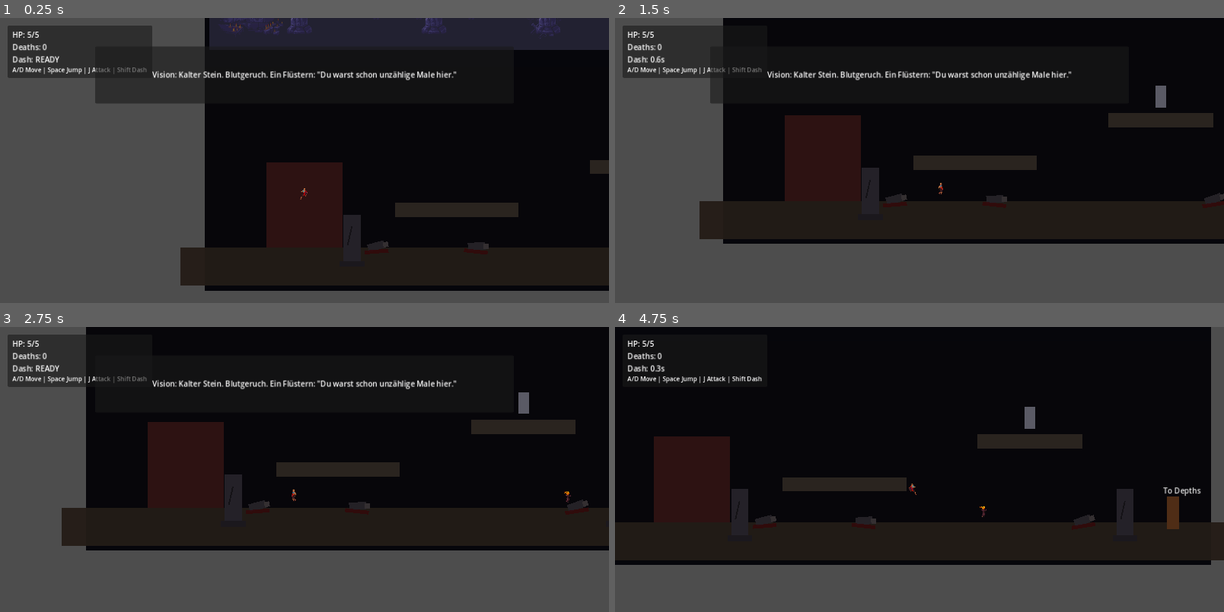
Above: before the commit, frames 1-4 (two rows, left to right).
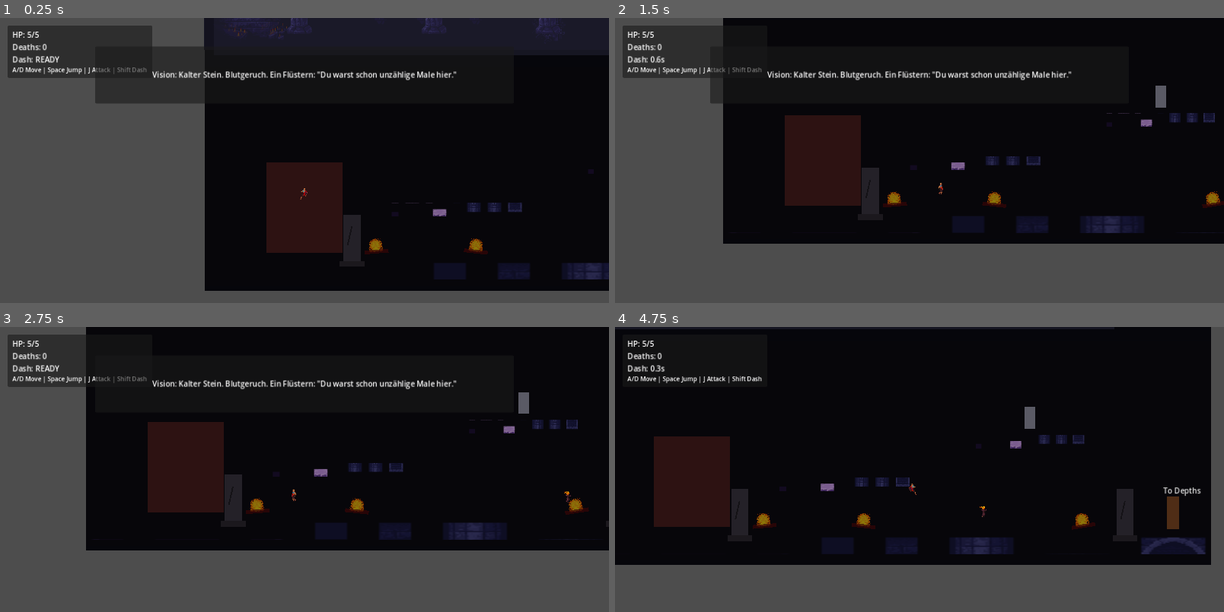
Above: after the commit, the same moments.

Repository: highneken/ProjectDarkness2D
Game: Godot game, scene res://scenes/Main.tscn
Two runs of this game, one before a commit and one after it. Both use one fixed random seed, a clock stepped at 60 frames per second and the inputs below.
Inputs:
- Up to frame 1 (0.25 s): no input
- Up to frame 2 (1.5 s): hold D (move_right) from 0.53 s (still down); tap J (attack) at 0.6 s; tap Space (jump) at 0.77 s; tap Shift (dash) at 1.35 s
- Up to frame 3 (2.75 s): tap Space (jump) at 1.52 s; release D (move_right) at 2.03 s; hold A (move_left) from 2.03 s (still down); tap J (attack) at 2.1 s
- Up to frame 4 (4.75 s): release A (move_left) at 2.78 s; hold D (move_right) 2.78-4.28 s; tap Shift (dash) at 2.85, 4.35 s; tap Space (jump) at 3.02, 3.77, 4.52 s; tap J (attack) at 3.6 s; hold A (move_left) from 4.28 s (still down)

The runs differ from the first frame. In frame 1, 9.5% of the frame differs, in the area x 29-100%, y 0-94%; in frame 2, 12%; in frame 3, 12%; in frame 4, 13%, in the area x 0-100%, y 37-82%.

Commit message:
Visual polish pass: layered background depth, tiled floor art, and sprite-based corpse props

Diff:
--- a/scenes/CorpseProp.tscn
+++ b/scenes/CorpseProp.tscn
@@ -1,22 +1,16 @@
-[gd_scene format=3 uid="uid://corpseprop"]
+[gd_scene load_steps=2 format=3 uid="uid://corpseprop"]
+
+[ext_resource type="Texture2D" path="res://assets/external/gothicvania/gothicvania_church/assets/atlas/atlas.png" id="1_atlas"]
 
 [node name="CorpseProp" type="Node2D"]
 
-[node name="Body" type="ColorRect" parent="."]
-offset_left = -18.0
-offset_top = -8.0
-offset_right = 18.0
-offset_bottom = 8.0
-rotation = -0.18
-color = Color(0.16, 0.15, 0.17, 1)
-
-[node name="Head" type="ColorRect" parent="."]
-offset_left = 15.0
-offset_top = -10.0
-offset_right = 26.0
-offset_bottom = 1.0
-rotation = -0.12
-color = Color(0.23, 0.21, 0.22, 1)
+[node name="CorpseSprite" type="Sprite2D" parent="."]
+position = Vector2(0, -6)
+texture = ExtResource("1_atlas")
+region_enabled = true
+region_rect = Rect2(1040, 121, 81, 66)
+scale = Vector2(0.45, 0.45)
+modulate = Color(0.65, 0.6, 0.62, 0.95)
 
 [node name="BloodPool" type="ColorRect" parent="."]
 offset_left = -24.0
--- a/scenes/Main.tscn
+++ b/scenes/Main.tscn
@@ -12,6 +12,7 @@
 [ext_resource type="PackedScene" path="res://scenes/VisionOverlay.tscn" id="10_vo"]
 [ext_resource type="Texture2D" path="res://assets/external/gothicvania/gothicvania_church/assets/environment/background.png" id="11_bg"]
 [ext_resource type="Texture2D" path="res://assets/external/gothicvania/gothicvania_church/assets/environment/columns.png" id="12_cols"]
+[ext_resource type="Texture2D" path="res://assets/external/gothicvania/gothicvania_church/assets/environment/tileset.png" id="13_tiles"]
 
 [sub_resource type="RectangleShape2D" id="RectangleShape2D_floor"]
 size = Vector2(1400, 80)
@@ -34,16 +35,25 @@
 offset_bottom = 730.0
 color = Color(0.03, 0.03, 0.05, 1)
 
-[node name="BgSprite" type="Sprite2D" parent="."]
+[node name="BgSpriteFar" type="Sprite2D" parent="."]
 position = Vector2(539, 112)
+scale = Vector2(1.02, 1.0)
+modulate = Color(0.55, 0.55, 0.62, 1)
+texture = ExtResource("11_bg")
+
+[node name="BgSpriteNear" type="Sprite2D" parent="."]
+position = Vector2(549, 122)
+modulate = Color(0.85, 0.85, 0.9, 0.7)
 texture = ExtResource("11_bg")
 
 [node name="ColumnsSprite" type="Sprite2D" parent="."]
 position = Vector2(261, 112)
+modulate = Color(0.82, 0.82, 0.88, 0.9)
 texture = ExtResource("12_cols")
 
 [node name="ColumnsSprite2" type="Sprite2D" parent="."]
 position = Vector2(783, 112)
+modulate = Color(0.82, 0.82, 0.88, 0.9)
 texture = ExtResource("12_cols")
 
 [node name="FogBack" type="ColorRect" parent="."]
@@ -78,12 +88,13 @@
 [node name="CollisionShape2D" type="CollisionShape2D" parent="Floor"]
 shape = SubResource("RectangleShape2D_floor")
 
-[node name="FloorVisual" type="ColorRect" parent="Floor"]
-offset_left = -700.0
-offset_top = -40.0
-offset_right = 700.0
-offset_bottom = 40.0
-color = Color(0.15, 0.12, 0.1, 1)
+[node name="FloorVisual" type="Sprite2D" parent="Floor"]
+position = Vector2(0, -8)
+texture = ExtResource("13_tiles")
+region_enabled = true
+region_rect = Rect2(0, 0, 336, 32)
+scale = Vector2(4.2, 2.2)
+modulate = Color(0.72, 0.72, 0.78, 1)
 
 [node name="Platform1" type="StaticBody2D" parent="."]
 position = Vector2(520, 560)
@@ -91,12 +102,12 @@
 [node name="CollisionShape2D" type="CollisionShape2D" parent="Platform1"]
 shape = SubResource("RectangleShape2D_plat1")
 
-[node name="ColorRect" type="ColorRect" parent="Platform1"]
-offset_left = -130.0
-offset_top = -15.0
-offset_right = 130.0
-offset_bottom = 15.0
-color = Color(0.19, 0.16, 0.14, 1)
+[node name="PlatformArt" type="Sprite2D" parent="Platform1"]
+texture = ExtResource("13_tiles")
+region_enabled = true
+region_rect = Rect2(0, 64, 336, 24)
+scale = Vector2(0.9, 1.2)
+modulate = Color(0.78, 0.78, 0.84, 1)
 
 [node name="Platform2" type="StaticBody2D" parent="."]
 position = Vector2(910, 470)
@@ -104,12 +115,12 @@
 [node name="CollisionShape2D" type="CollisionShape2D" parent="Platform2"]
 shape = SubResource("RectangleShape2D_plat2")
 
-[node name="ColorRect" type="ColorRect" parent="Platform2"]
-offset_left = -110.0
-offset_top = -15.0
-offset_right = 110.0
-offset_bottom = 15.0
-color = Color(0.19, 0.16, 0.14, 1)
+[node name="PlatformArt" type="Sprite2D" parent="Platform2"]
+texture = ExtResource("13_tiles")
+region_enabled = true
+region_rect = Rect2(0, 64, 336, 24)
+scale = Vector2(0.75, 1.2)
+modulate = Color(0.78, 0.78, 0.84, 1)
 
 [node name="CorpseA" parent="." instance=ExtResource("8_corpse")]
 position = Vector2(350, 640)
--- a/scenes/Room2.tscn
+++ b/scenes/Room2.tscn
@@ -12,6 +12,7 @@
 [ext_resource type="PackedScene" path="res://scenes/VisionOverlay.tscn" id="10_vo"]
 [ext_resource type="Texture2D" path="res://assets/external/gothicvania/gothicvania_church/assets/environment/background.png" id="11_bg"]
 [ext_resource type="Texture2D" path="res://assets/external/gothicvania/gothicvania_church/assets/environment/columns.png" id="12_cols"]
+[ext_resource type="Texture2D" path="res://assets/external/gothicvania/gothicvania_church/assets/environment/tileset.png" id="13_tiles"]
 
 [sub_resource type="RectangleShape2D" id="RectangleShape2D_floor"]
 size = Vector2(1400, 80)
@@ -34,16 +35,25 @@
 offset_bottom = 730.0
 color = Color(0.02, 0.02, 0.04, 1)
 
-[node name="BgSprite" type="Sprite2D" parent="."]
+[node name="BgSpriteFar" type="Sprite2D" parent="."]
 position = Vector2(539, 112)
+scale = Vector2(1.02, 1.0)
+modulate = Color(0.52, 0.52, 0.6, 1)
+texture = ExtResource("11_bg")
+
+[node name="BgSpriteNear" type="Sprite2D" parent="."]
+position = Vector2(549, 122)
+modulate = Color(0.82, 0.82, 0.9, 0.68)
 texture = ExtResource("11_bg")
 
 [node name="ColumnsSprite" type="Sprite2D" parent="."]
 position = Vector2(261, 112)
+modulate = Color(0.82, 0.82, 0.88, 0.9)
 texture = ExtResource("12_cols")
 
 [node name="ColumnsSprite2" type="Sprite2D" parent="."]
 position = Vector2(783, 112)
+modulate = Color(0.82, 0.82, 0.88, 0.9)
 texture = ExtResource("12_cols")
 
 [node name="FogBack" type="ColorRect" parent="."]
@@ -62,12 +72,13 @@
 [node name="CollisionShape2D" type="CollisionShape2D" parent="Floor"]
 shape = SubResource("RectangleShape2D_floor")
 
-[node name="FloorVisual" type="ColorRect" parent="Floor"]
-offset_left = -700.0
-offset_top = -40.0
-offset_right = 700.0
-offset_bottom = 40.0
-color = Color(0.1, 0.09, 0.11, 1)
+[node name="FloorVisual" type="Sprite2D" parent="Floor"]
+position = Vector2(0, -8)
+texture = ExtResource("13_tiles")
+region_enabled = true
+region_rect = Rect2(0, 0, 336, 32)
+scale = Vector2(4.2, 2.2)
+modulate = Color(0.68, 0.68, 0.75, 1)
 
 [node name="Platform1" type="StaticBody2D" parent="."]
 position = Vector2(500, 530)
@@ -75,12 +86,12 @@
 [node name="CollisionShape2D" type="CollisionShape2D" parent="Platform1"]
 shape = SubResource("RectangleShape2D_plat1")
 
-[node name="ColorRect" type="ColorRect" parent="Platform1"]
-offset_left = -115.0
-offset_top = -15.0
-offset_right = 115.0
-offset_bottom = 15.0
-color = Color(0.17, 0.15, 0.18, 1)
+[node name="PlatformArt" type="Sprite2D" parent="Platform1"]
+texture = ExtResource("13_tiles")
+region_enabled = true
+region_rect = Rect2(0, 64, 336, 24)
+scale = Vector2(0.78, 1.2)
+modulate = Color(0.78, 0.78, 0.84, 1)
 
 [node name="Platform2" type="StaticBody2D" parent="."]
 position = Vector2(850, 460)
@@ -88,12 +99,12 @@
 [node name="CollisionShape2D" type="CollisionShape2D" parent="Platform2"]
 shape = SubResource("RectangleShape2D_plat2")
 
-[node name="ColorRect" type="ColorRect" parent="Platform2"]
-offset_left = -115.0
-offset_top = -15.0
-offset_right = 115.0
-offset_bottom = 15.0
-color = Color(0.17, 0.15, 0.18, 1)
+[node name="PlatformArt" type="Sprite2D" parent="Platform2"]
+texture = ExtResource("13_tiles")
+region_enabled = true
+region_rect = Rect2(0, 64, 336, 24)
+scale = Vector2(0.78, 1.2)
+modulate = Color(0.78, 0.78, 0.84, 1)
 
 [node name="CorpseA" parent="." instance=ExtResource("8_corpse")]
 position = Vector2(420, 640)
Not shown: 1 places in scenes/Main.tscn that only renumber resources
Not shown: 1 places in scenes/Room2.tscn that only renumber resources
